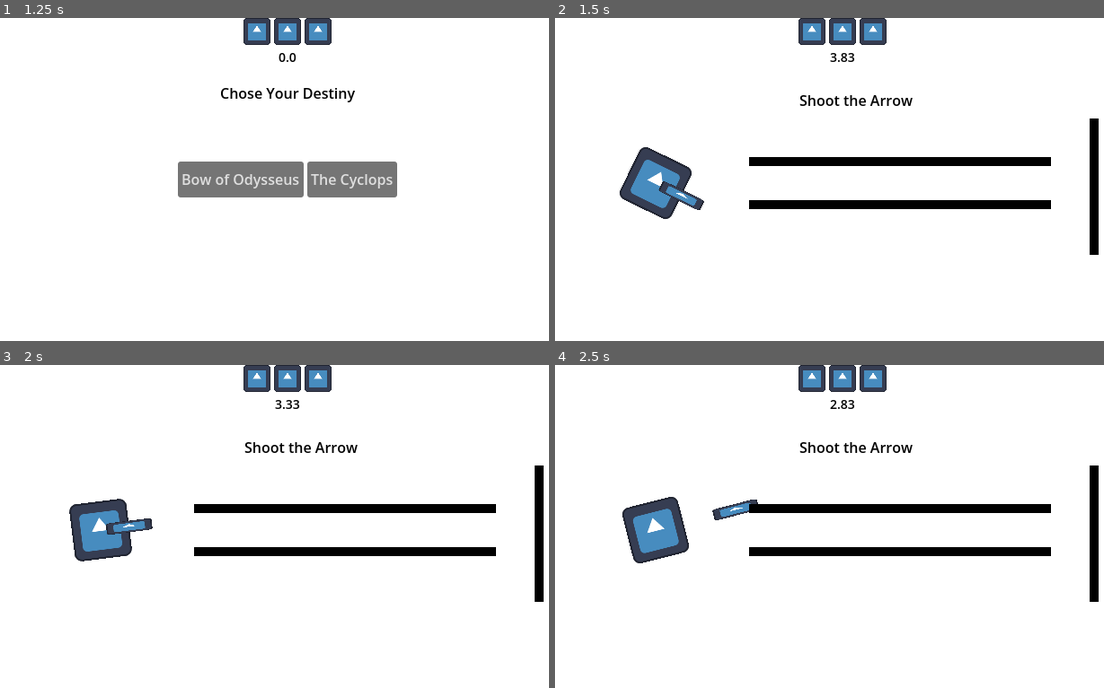
Above: before the commit, frames 1-4 (two rows, left to right).
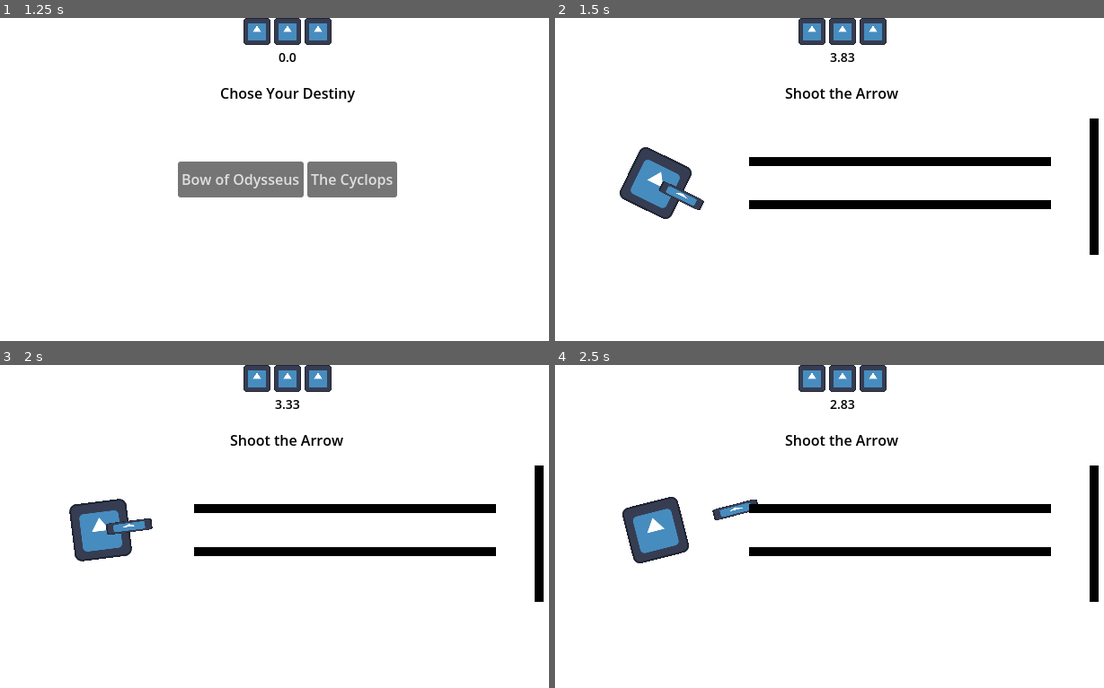
Above: after the commit, the same moments.

Repository: Magistratus-Studio/gmtk
Game: Godot game, scene res://Cenas/minigame_manager_scene.tscn
The game is run twice, just before and just after one commit, with the same random seed, the same clock (stepped at 60 frames per second) and the same inputs. The engine's default icon, where the game draws it, is replaced by a stand-in: a white triangle on a blue panel in a dark square.
Inputs (mouse positions are in pixels of both pictures, inside the frame that each line leads up to):
- Up to frame 1 (1.25 s): click "Iniciar" at 0.5 s
- Up to frame 2 (1.5 s): click "Bow of Odysseus" at 1.25 s
- Up to frame 3 (2 s): no input
- Up to frame 4 (2.5 s): move the mouse to (966, 510) at 2.02 s; press the mouse at (966, 510) at 2.03 s

Frame 1 is identical in both runs. In frame 2, 0.6% of the frame differs, in the area x 41-66%, y 21-28%; in frame 3, 0.6%; in frame 4, 0.6%.

Commit message:
fix: posição titulos minigames

Diff:
--- a/gmtk/Cenas/Minijogos/Arco/arco_odisseu.tscn
+++ b/gmtk/Cenas/Minijogos/Arco/arco_odisseu.tscn
@@ -5,9 +5,6 @@
 
 [sub_resource type="RectangleShape2D" id="RectangleShape2D_otrat"]
 size = Vector2(120.000015, 80.00012)
-
-[sub_resource type="LabelSettings" id="LabelSettings_ama0n"]
-font_color = Color(0, 0, 0, 1)
 
 [sub_resource type="SegmentShape2D" id="SegmentShape2D_otrat"]
 a = Vector2(600, 112)
@@ -20,6 +17,9 @@
 [sub_resource type="SegmentShape2D" id="SegmentShape2D_4mnnu"]
 a = Vector2(216, 208)
 b = Vector2(552, 208)
+
+[sub_resource type="LabelSettings" id="LabelSettings_42602"]
+font_color = Color(0, 0, 0, 1)
 
 [node name="ArcoOdisseu" type="Control" unique_id=1390438499 node_paths=PackedStringArray("odisseu", "flecha", "desafio")]
 layout_mode = 3
@@ -64,20 +64,6 @@
 scale = Vector2(0.99999934, 0.99999934)
 shape = SubResource("RectangleShape2D_otrat")
 
-[node name="Titulo" type="Label" parent="." unique_id=1171573180]
-layout_mode = 1
-anchors_preset = -1
-anchor_left = 0.425
-anchor_top = 0.22200002
-anchor_right = 0.59106255
-anchor_bottom = 0.28622222
-offset_top = 0.0799942
-offset_right = -0.2800293
-offset_bottom = -0.040000916
-text = "Shoot the Arrow"
-label_settings = SubResource("LabelSettings_ama0n")
-metadata/_edit_use_anchors_ = true
-
 [node name="Desafio" type="Node2D" parent="." unique_id=1778881472]
 
 [node name="Alvo" type="Line2D" parent="Desafio" unique_id=737125854]
@@ -112,5 +98,19 @@
 [node name="CollisionShape2D" type="CollisionShape2D" parent="Desafio/Parede2/ColisorParede" unique_id=802611415]
 shape = SubResource("SegmentShape2D_4mnnu")
 
+[node name="Titulo" type="Label" parent="." unique_id=447816567]
+layout_mode = 1
+anchors_preset = -1
+anchor_left = -0.0004999995
+anchor_top = 0.2
+anchor_right = 1.0
+anchor_bottom = 0.264
+offset_left = 0.3199997
+offset_bottom = -0.040000916
+text = "Shoot the Arrow"
+label_settings = SubResource("LabelSettings_42602")
+horizontal_alignment = 1
+metadata/_edit_use_anchors_ = true
+
 [connection signal="screen_exited" from="Flecha/VisibleOnScreenNotifier2D" to="." method="_on_visible_on_screen_notifier_2d_screen_exited"]
 [connection signal="area_entered" from="Flecha/ColisorFlecha" to="." method="_on_colisor_flecha_area_entered"]
--- a/gmtk/Cenas/Minijogos/Aves/aves_estifalo.tscn
+++ b/gmtk/Cenas/Minijogos/Aves/aves_estifalo.tscn
@@ -100,16 +100,16 @@
 [node name="Ave7" parent="AvesContainer" unique_id=717440160 instance=ExtResource("3_gq1w6")]
 position = Vector2(184, 200)
 
-[node name="Titulo" type="Label" parent="." unique_id=1198649275]
+[node name="Titulo" type="Label" parent="." unique_id=477339142]
 layout_mode = 1
 anchors_preset = -1
-anchor_left = 0.35
-anchor_top = 0.22200002
-anchor_right = 0.66137505
-anchor_bottom = 0.28622222
-offset_top = 0.0799942
-offset_right = 199.0
-offset_bottom = 23.079994
+anchor_left = -0.0004999995
+anchor_top = 0.2
+anchor_right = 1.0
+anchor_bottom = 0.264
+offset_left = 0.3199997
+offset_bottom = -0.040000916
 text = "Kill the Stymphalian Birds"
-label_settings = SubResource("LabelSettings_t457u")
+label_settings = SubResource("LabelSettings_gq1w6")
+horizontal_alignment = 1
 metadata/_edit_use_anchors_ = true
--- a/gmtk/Cenas/Minijogos/Ciclope/ciclope.tscn
+++ b/gmtk/Cenas/Minijogos/Ciclope/ciclope.tscn
@@ -46,19 +46,6 @@
 scale = Vector2(0.1, 1)
 texture = ExtResource("2_2ikrp")
 
-[node name="Titulo" type="Label" parent="." unique_id=1350019279]
-layout_mode = 1
-anchors_preset = -1
-anchor_left = 0.4
-anchor_top = 0.22222222
-anchor_right = 0.63468754
-anchor_bottom = 0.28622222
-offset_right = -21.200012
-offset_bottom = -0.040000916
-text = "Blind the Ciclops"
-label_settings = SubResource("LabelSettings_ahksd")
-metadata/_edit_use_anchors_ = true
-
 [node name="Ciclope" type="Sprite2D" parent="." unique_id=399978521]
 position = Vector2(304, 168)
 scale = Vector2(0.5, 0.5)
@@ -75,4 +62,18 @@
 grow_vertical = 0
 flat = true
 
+[node name="Titulo" type="Label" parent="." unique_id=60822229]
+layout_mode = 1
+anchors_preset = -1
+anchor_left = -0.0004999995
+anchor_top = 0.2
+anchor_right = 1.0
+anchor_bottom = 0.264
+offset_left = 0.3199997
+offset_bottom = -0.040000916
+text = "Blind the Ciclops"
+label_settings = SubResource("LabelSettings_2ikrp")
+horizontal_alignment = 1
+metadata/_edit_use_anchors_ = true
+
 [connection signal="pressed" from="Button" to="." method="_on_button_pressed"]
--- a/gmtk/Cenas/Minijogos/Hidra/hidra.tscn
+++ b/gmtk/Cenas/Minijogos/Hidra/hidra.tscn
@@ -77,16 +77,16 @@
 texture_normal = ExtResource("2_ewagc")
 stretch_mode = 0
 
-[node name="Titulo" type="Label" parent="." unique_id=1888851492]
+[node name="Titulo" type="Label" parent="." unique_id=90041217]
 layout_mode = 1
 anchors_preset = -1
-anchor_left = 0.425
-anchor_top = 0.22200002
-anchor_right = 0.59106255
-anchor_bottom = 0.28622222
-offset_top = 0.0799942
-offset_right = -0.2800293
+anchor_left = -0.0004999995
+anchor_top = 0.2
+anchor_right = 1.0
+anchor_bottom = 0.264
+offset_left = 0.3199997
 offset_bottom = -0.040000916
 text = "Kill the Hidra"
-label_settings = SubResource("LabelSettings_qf2fo")
+label_settings = SubResource("LabelSettings_ewagc")
+horizontal_alignment = 1
 metadata/_edit_use_anchors_ = true
--- a/gmtk/Cenas/Minijogos/Medusa/Medusa.tscn
+++ b/gmtk/Cenas/Minijogos/Medusa/Medusa.tscn
@@ -3,9 +3,6 @@
 [ext_resource type="Script" uid="uid://y1422xvabbvs" path="res://Cenas/Minijogos/Medusa/medusa.gd" id="1_vyocy"]
 [ext_resource type="Texture2D" uid="uid://bc1ayuixxupfe" path="res://icon.svg" id="2_lw5el"]
 [ext_resource type="PackedScene" uid="uid://6410gl83k8s7" path="res://Cenas/Minijogos/Medusa/disparo.tscn" id="2_mg0gg"]
-
-[sub_resource type="LabelSettings" id="LabelSettings_lw5el"]
-font_color = Color(0, 0, 0, 1)
 
 [sub_resource type="SegmentShape2D" id="SegmentShape2D_otrat"]
 a = Vector2(160, -53)
@@ -13,6 +10,9 @@
 
 [sub_resource type="RectangleShape2D" id="RectangleShape2D_otrat"]
 size = Vector2(106.666664, 133.33337)
+
+[sub_resource type="LabelSettings" id="LabelSettings_mg0gg"]
+font_color = Color(0, 0, 0, 1)
 
 [node name="Medusa" type="Control" unique_id=151856692 node_paths=PackedStringArray("perseu", "medusa", "timer_medusa", "area_medusa")]
 layout_mode = 3
@@ -36,19 +36,6 @@
 anchor_bottom = 1.0
 grow_horizontal = 2
 grow_vertical = 2
-
-[node name="Titulo" type="Label" parent="." unique_id=1843177564]
-layout_mode = 1
-anchors_preset = -1
-anchor_left = 0.375
-anchor_top = 0.17777778
-anchor_right = 0.664375
-anchor_bottom = 0.24177778
-offset_right = -21.200012
-offset_bottom = -0.040000916
-text = "Protect from Medusa"
-label_settings = SubResource("LabelSettings_lw5el")
-metadata/_edit_use_anchors_ = true
 
 [node name="Perseu" type="Sprite2D" parent="." unique_id=807745955]
 position = Vector2(320, 180)
@@ -96,6 +83,20 @@
 grow_horizontal = 2
 grow_vertical = 2
 
+[node name="Titulo" type="Label" parent="." unique_id=1349264019]
+layout_mode = 1
+anchors_preset = -1
+anchor_left = -0.0004999995
+anchor_top = 0.2
+anchor_right = 1.0
+anchor_bottom = 0.264
+offset_left = 0.3199997
+offset_bottom = -0.040000916
+text = "Protect from Medusa"
+label_settings = SubResource("LabelSettings_mg0gg")
+horizontal_alignment = 1
+metadata/_edit_use_anchors_ = true
+
 [connection signal="area_entered" from="Perseu/Line2D/ColisaoBarreira" to="." method="_on_colisao_barreira_area_entered"]
 [connection signal="area_entered" from="Perseu/ColisaoPerseu" to="." method="_on_colisao_perseu_area_entered"]
 [connection signal="timeout" from="TimerMedusa" to="." method="_on_timer_medusa_timeout"]
--- a/gmtk/Cenas/Minijogos/Simplegades/simplegades.tscn
+++ b/gmtk/Cenas/Minijogos/Simplegades/simplegades.tscn
@@ -6,9 +6,6 @@
 [sub_resource type="Gradient" id="Gradient_ytekd"]
 offsets = PackedFloat32Array(0, 0.40131578, 1)
 colors = PackedColorArray(0, 1, 0, 1, 1, 1, 0, 1, 1, 0, 0, 1)
-
-[sub_resource type="LabelSettings" id="LabelSettings_fyjgl"]
-font_color = Color(0, 0, 0, 1)
 
 [sub_resource type="RectangleShape2D" id="RectangleShape2D_otrat"]
 size = Vector2(128.00003, 128)
@@ -21,6 +18,9 @@
 
 [sub_resource type="SegmentShape2D" id="SegmentShape2D_otrat"]
 b = Vector2(0, 64)
+
+[sub_resource type="LabelSettings" id="LabelSettings_ytekd"]
+font_color = Color(0, 0, 0, 1)
 
 [node name="Simplegades" type="Control" unique_id=401489949 node_paths=PackedStringArray("rocha_cima", "rocha_baixo", "barco", "barra_forca")]
 layout_mode = 3
@@ -45,20 +45,6 @@
 grow_horizontal = 2
 grow_vertical = 2
 mouse_filter = 2
-
-[node name="Titulo" type="Label" parent="." unique_id=1341337896]
-layout_mode = 1
-anchors_preset = -1
-anchor_left = 0.35
-anchor_top = 0.1997778
-anchor_right = 0.61700004
-anchor_bottom = 0.2637778
-offset_top = 0.0799942
-offset_right = 0.1199646
-offset_bottom = 0.039993286
-text = "Pass the Symplegades"
-label_settings = SubResource("LabelSettings_fyjgl")
-metadata/_edit_use_anchors_ = true
 
 [node name="Rocha" type="Sprite2D" parent="." unique_id=1033741630]
 position = Vector2(384.00003, 136)
@@ -115,5 +101,19 @@
 [node name="CollisionShape2D" type="CollisionShape2D" parent="Area2D" unique_id=1874914009]
 shape = SubResource("SegmentShape2D_otrat")
 
+[node name="Titulo" type="Label" parent="." unique_id=1420646289]
+layout_mode = 1
+anchors_preset = -1
+anchor_left = -0.0004999995
+anchor_top = 0.2
+anchor_right = 1.0
+anchor_bottom = 0.264
+offset_left = 0.3199997
+offset_bottom = -0.040000916
+text = "Pass the Symplegades"
+label_settings = SubResource("LabelSettings_ytekd")
+horizontal_alignment = 1
+metadata/_edit_use_anchors_ = true
+
 [connection signal="area_entered" from="Rocha2/ColisorRocha" to="." method="_on_colisor_rocha_area_entered"]
 [connection signal="area_entered" from="Barco/ColisorBarco" to="." method="_on_colisor_barco_area_entered"]
--- a/gmtk/Cenas/Minijogos/Sisifo/Sisifo.tscn
+++ b/gmtk/Cenas/Minijogos/Sisifo/Sisifo.tscn
@@ -59,17 +59,18 @@
 texture_normal = ExtResource("2_i5430")
 stretch_mode = 0
 
-[node name="Titulo" type="Label" parent="." unique_id=1083199590]
+[node name="Titulo" type="Label" parent="." unique_id=1219000871]
 layout_mode = 1
 anchors_preset = -1
-anchor_left = 0.4125
+anchor_left = -0.0004999995
 anchor_top = 0.2
-anchor_right = 0.51875
-anchor_bottom = 0.2
-offset_right = 40.0
-offset_bottom = 23.0
+anchor_right = 1.0
+anchor_bottom = 0.264
+offset_left = 0.3199997
+offset_bottom = -0.040000916
 text = "Help Sisyphus"
-label_settings = SubResource("LabelSettings_otrat")
+label_settings = SubResource("LabelSettings_3f0ay")
+horizontal_alignment = 1
 metadata/_edit_use_anchors_ = true
 
 [connection signal="pressed" from="Path2D/PathFollow2D/Pedra" to="." method="_on_pedra_pressed"]
Not shown: 1 places in gmtk/Cenas/Minijogos/Aves/aves_estifalo.tscn that only renumber resources
Not shown: 1 places in gmtk/Cenas/Minijogos/Ciclope/ciclope.tscn that only renumber resources
Not shown: 1 places in gmtk/Cenas/Minijogos/Hidra/hidra.tscn that only renumber resources
Not shown: 1 places in gmtk/Cenas/Minijogos/Sisifo/Sisifo.tscn that only renumber resources
